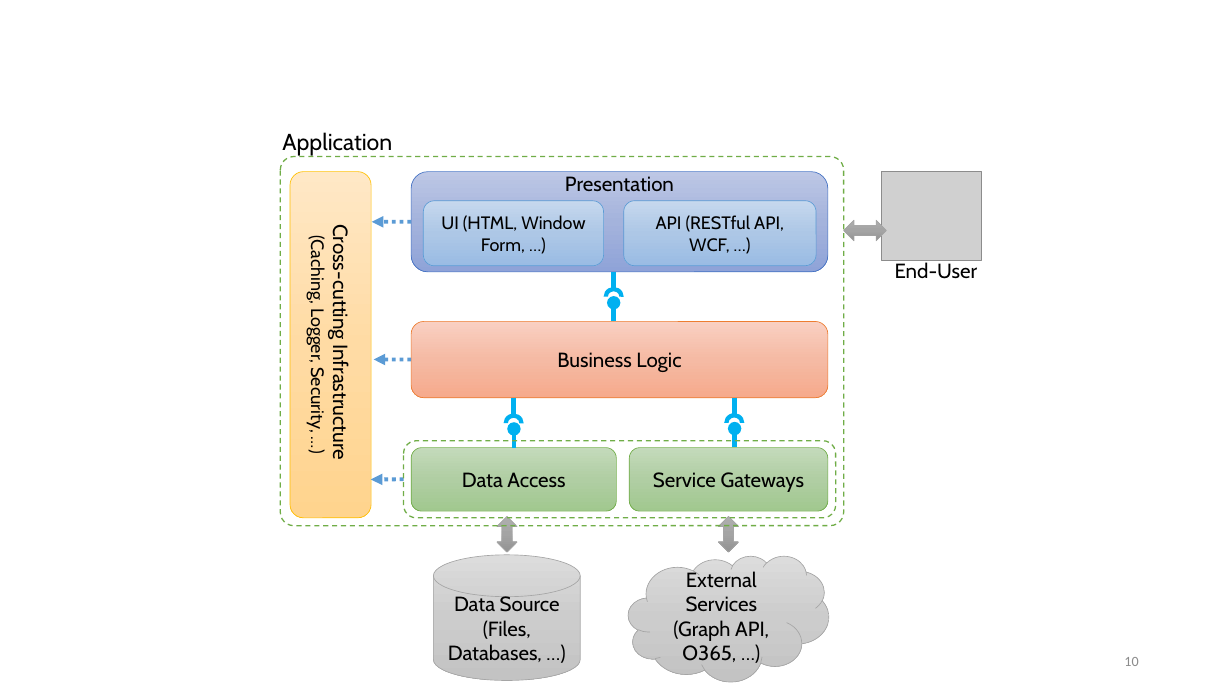
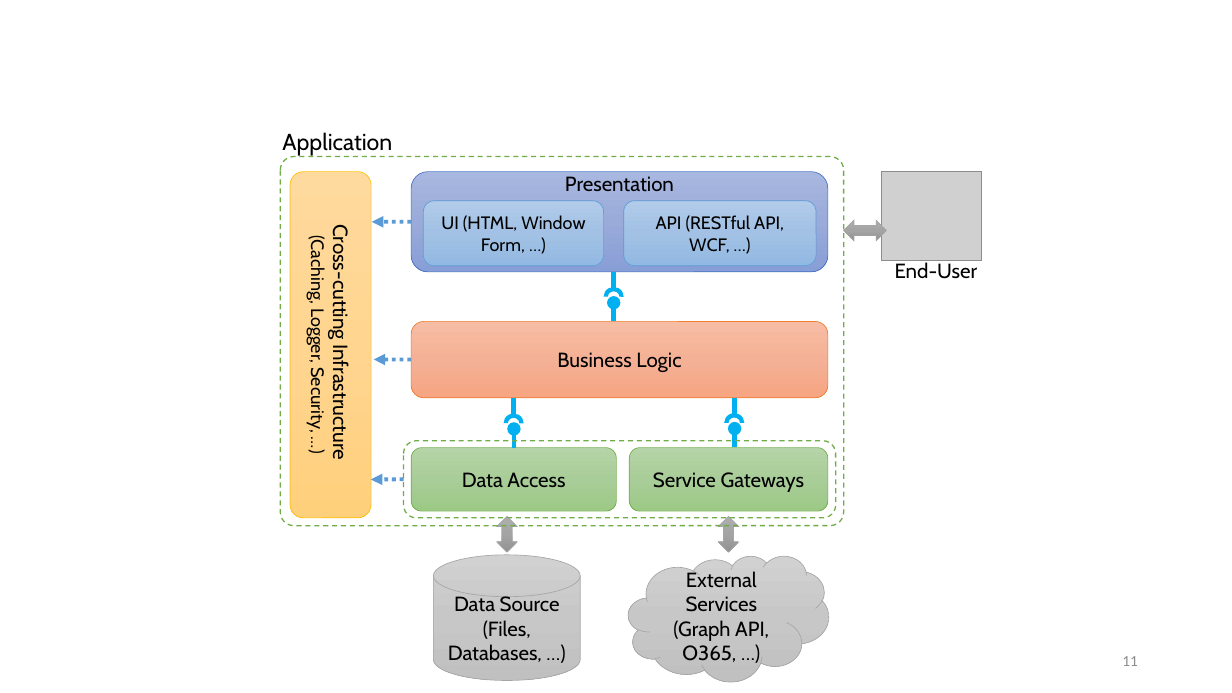
Before and after one commit to liepnguyen/Planru, a slide deck: slide 11 of Documents/Lessons Learned From Agile Quality Assurance In Scrum.pptx (slide 10 before the commit). Drawn at 1232x693 pixels with LibreOffice and Linux fonts; fonts in the diff are those of the drawing; grey boxes stand for pictures. Boxes give left, top, right and bottom in pixels: in the first picture for what was removed or moved away, otherwise in the second. Text is boxed around its words. In the diff, an @@ line names an element or a change of style, - is before the commit and + after.

```diff
--- a/Documents/Lessons Learned From Agile Quality Assurance In Scrum.pptx
+++ b/Documents/Lessons Learned From Agile Quality Assurance In Scrum.pptx
@@ rounded rectangle "Cross-cutting Infrastructure" at bbox=[290, 172, 372, 518]: fill gradient #FFE8C7 to #FFDBA4 to #FFD58F to gradient #FFDB9E to #FFD590 to #FFD07C @@
@@ rounded rectangle at bbox=[411, 172, 828, 272]: fill gradient #BEC8E6 to #A4B3DC to #90A4D9 to gradient #A8B7DF to #9AABD9 to #889ED7 @@
@@ rounded rectangle "UI (HTML, Window Form, …)" at bbox=[423, 201, 604, 265]: fill gradient #C7D9EE to #ADC7E7 to #9ABDE5 to gradient #B1CBE9 to #A3C1E5 to #93B9E4 @@
@@ rounded rectangle "API (RESTful API, WCF, …)" at bbox=[624, 201, 816, 265]: fill gradient #C7D9EE to #ADC7E7 to #9ABDE5 to gradient #B1CBE9 to #A3C1E5 to #93B9E4 @@
@@ rounded rectangle "Business Logic" at bbox=[411, 322, 828, 398]: fill gradient #F9D1C3 to #F5BAA4 to #F7AB8D to gradient #F7BDA5 to #F5B196 to #F8A582 @@
@@ rounded rectangle "Data Access" at bbox=[411, 447, 616, 511]: fill gradient #C5DBBC to #B1CEA4 to #A2C890 to gradient #B5D5A7 to #AACE9A to #9CC987 @@
@@ rounded rectangle "Service Gateways" at bbox=[629, 447, 828, 511]: fill gradient #C5DBBC to #B1CEA4 to #A2C890 to gradient #B5D5A7 to #AACE9A to #9CC987 @@
@@ page number at bbox=[1122, 656, 1138, 666]: text changed; size 11 to 12 pt @@
-10
+11
```
Also in this commit, not shown: 12 other slides changed, 1 slide added.
